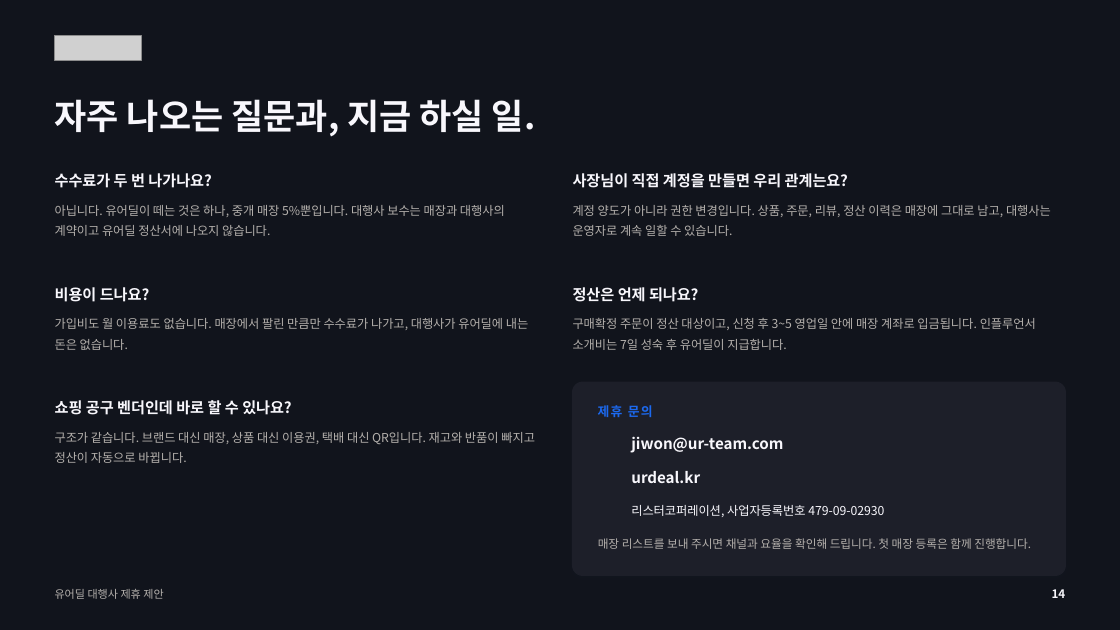
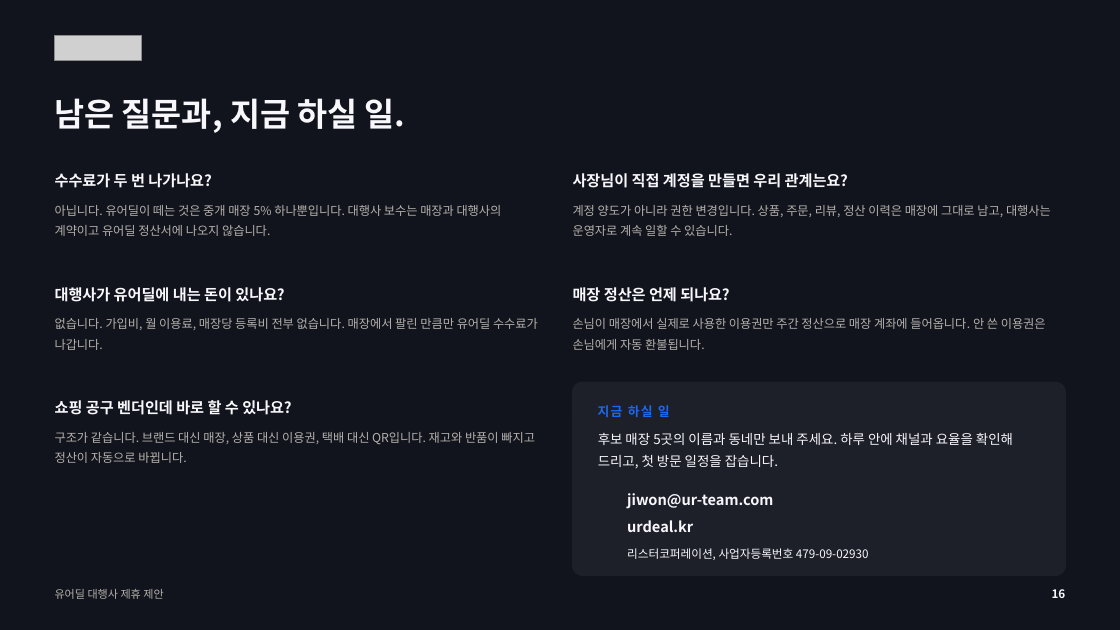
Before and after one commit to tobe2111/ur-live, a slide deck: slide 16 of docs/business/proposals/urdeal-agency-proposal.pptx (slide 14 before the commit). Drawn at 1120x630 pixels with LibreOffice and Linux fonts; fonts in the diff are those of the drawing; grey boxes stand for pictures; background and template pictures are left out. Boxes give left, top, right and bottom in pixels: in the first picture for what was removed or moved away, otherwise in the second. Text is boxed around its words. In the diff, an @@ line names an element or a change of style, - is before the commit and + after.

```diff
--- a/docs/business/proposals/urdeal-agency-proposal.pptx
+++ b/docs/business/proposals/urdeal-agency-proposal.pptx
@@ text at box(55, 98, 406, 133): text changed; size 30 to 28 pt @@
-자주 나오는 질문과, 지금 하실 일.
+남은 질문과, 지금 하실 일.
@@ text at box(55, 205, 502, 236): text changed @@
-아닙니다. 유어딜이 떼는 것은 하나, 중개 매장 5%뿐입니다. 대행사 보수는 매장과 대행사의 계약이고 유어딜 정산서에 나오지 않습니다.
+아닙니다. 유어딜이 떼는 것은 중개 매장 5% 하나뿐입니다. 대행사 보수는 매장과 대행사의 계약이고 유어딜 정산서에 나오지 않습니다.
@@ text at box(55, 287, 284, 302): text changed @@
-비용이 드나요?
+대행사가 유어딜에 내는 돈이 있나요?
@@ text at box(573, 287, 729, 302): text changed @@
-정산은 언제 되나요?
+매장 정산은 언제 되나요?
@@ text at box(55, 318, 538, 350): text changed @@
-가입비도 월 이용료도 없습니다. 매장에서 팔린 만큼만 수수료가 나가고, 대행사가 유어딜에 내는 돈은 없습니다.
+없습니다. 가입비, 월 이용료, 매장당 등록비 전부 없습니다. 매장에서 팔린 만큼만 유어딜 수수료가 나갑니다.
@@ text at box(573, 318, 1046, 350): text changed @@
-구매확정 주문이 정산 대상이고, 신청 후 3~5 영업일 안에 매장 계좌로 입금됩니다. 인플루언서 소개비는 7일 성숙 후 유어딜이 지급합니다.
+손님이 매장에서 실제로 사용한 이용권만 주간 정산으로 매장 계좌에 들어옵니다. 안 쓴 이용권은 손님에게 자동 환불됩니다.
@@ rounded rectangle at box(573, 382, 1066, 576): shadow off @@
@@ text at box(598, 405, 670, 417): text changed @@
-제휴 문의
+지금 하실 일
@@ text at box(598, 433, 1013, 468): text changed; size 10 to 11.5 pt; text colour #B4B0AC to #F8F7FC @@
-매장 리스트를 보내 주시면 채널과 요율을 확인해 드립니다. 첫 매장 등록은 함께 진행합니다.
+후보 매장 5곳의 이름과 동네만 보내 주세요. 하루 안에 채널과 요율을 확인해 드리고, 첫 방문 일정을 잡습니다.
@@ text "jiwon@ur-team.com" at box(627, 493, 773, 509): size 13 to 12.5 pt @@
@@ text "jiwon@ur-team.com": place and size @@
-text "jiwon@ur-team.com" at box(631, 436, 783, 453)
+text "jiwon@ur-team.com" at box(627, 493, 773, 509)
@@ text "urdeal.kr": place and size @@
-text "urdeal.kr" at box(631, 471, 700, 483)
+text "urdeal.kr" at box(627, 520, 693, 532)
@@ text "urdeal.kr" at box(627, 520, 693, 532): size 13 to 12.5 pt @@
@@ text "리스터코퍼레이션, 사업자등록번호 479-09-02930": place and size @@
-text "리스터코퍼레이션, 사업자등록번호 479-09-02930" at box(631, 505, 884, 517)
+text "리스터코퍼레이션, 사업자등록번호 479-09-02930" at box(627, 548, 869, 560)
@@ text "리스터코퍼레이션, 사업자등록번호 479-09-02930" at box(627, 548, 869, 560): size 10.5 to 10 pt @@
@@ text at box(1052, 589, 1066, 598): text changed @@
-14
+16
```
Also in this commit, not shown: 8 other slides changed, 7 slides added, 5 slides removed, 3 other files.
